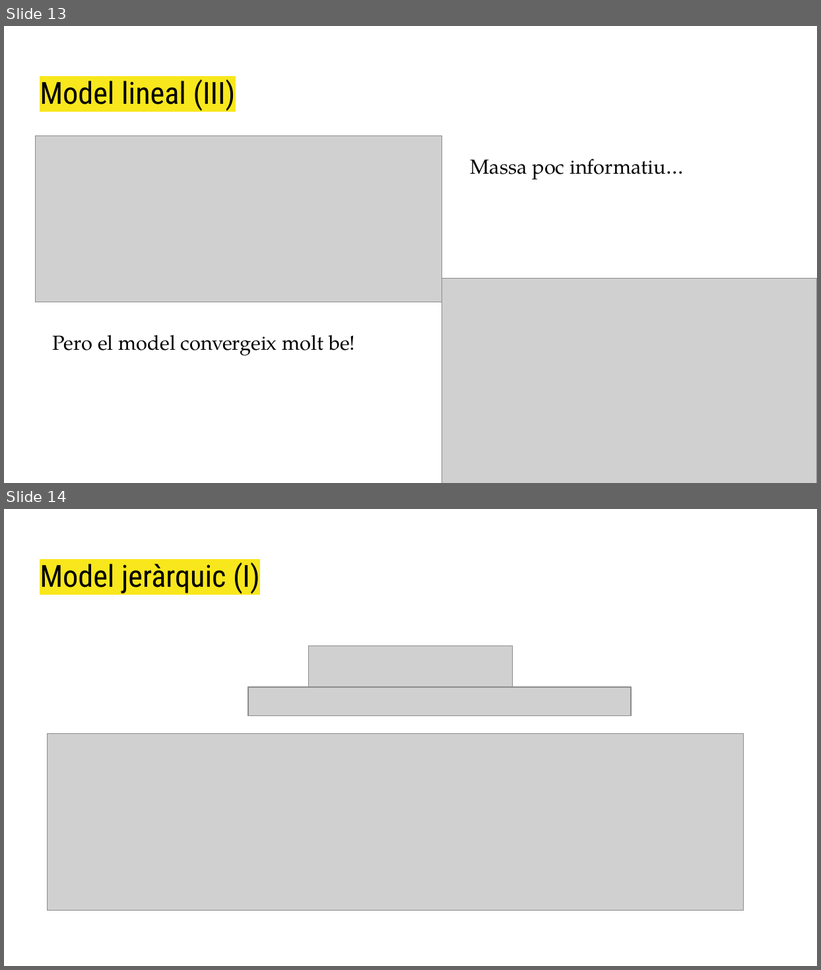
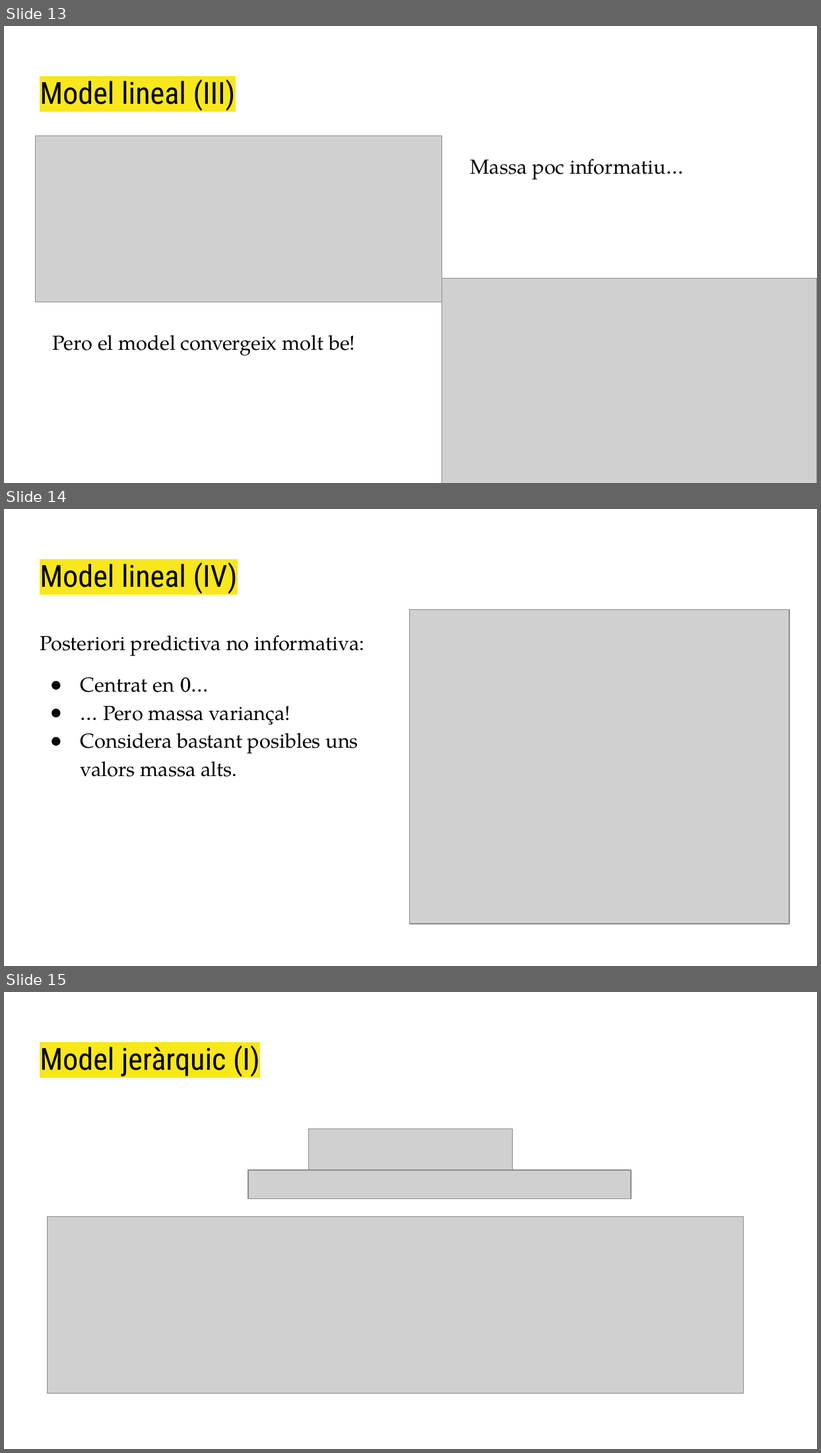
Before and after one commit to RobertTorrell/BayesCovidCat, a slide deck: Modelització del COVID-19 a Catalunya per comarques.pptx. Shown one above the other, each under a label of ours: slides 13 and 14 before the commit, slides 13, 14 and 15 after it. The pictures are 821x970 and 821x1453 pixels, drawn with LibreOffice and Linux fonts; fonts in the diff are those of the drawing; grey boxes stand for pictures. Boxes give left, top, right and bottom in pixels: in the first picture for what was removed or moved away, otherwise in the second. Text is boxed around its words. In the diff, an @@ line names an element or a change of style, - is before the commit and + after.

```diff
--- a/Modelització del COVID-19 a Catalunya per comarques.pptx
+++ b/Modelització del COVID-19 a Catalunya per comarques.pptx
@@ slide 14 added at (x1=4, y1=509, x2=817, y2=966), background #FFFFFF @@
@@ title added at (x1=40, y1=562, x2=238, y2=594), 27 pt, text #000000 @@
+Model lineal (IV)
@@ picture added at (x1=410, y1=610, x2=789, y2=925) @@
@@ text added at (x1=40, y1=635, x2=364, y2=777), 18 pt, text #000000 @@
+Posteriori predictiva no informativa:
+● Centrat en 0…
+● … Pero massa variança!
+● Considera bastant posibles uns valors massa alts.
@@ what was slide 14 is now slide 15 @@
```
Also in this commit, not shown: 2 slides changed, 1 other file.
